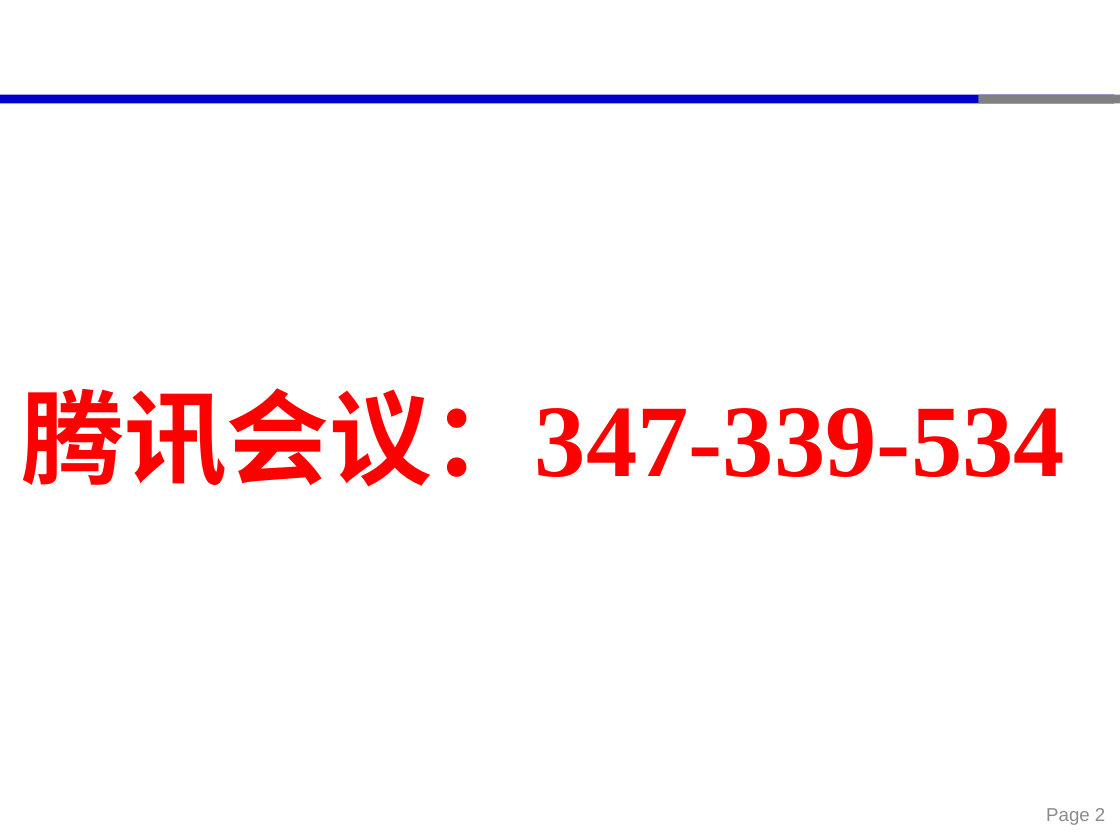
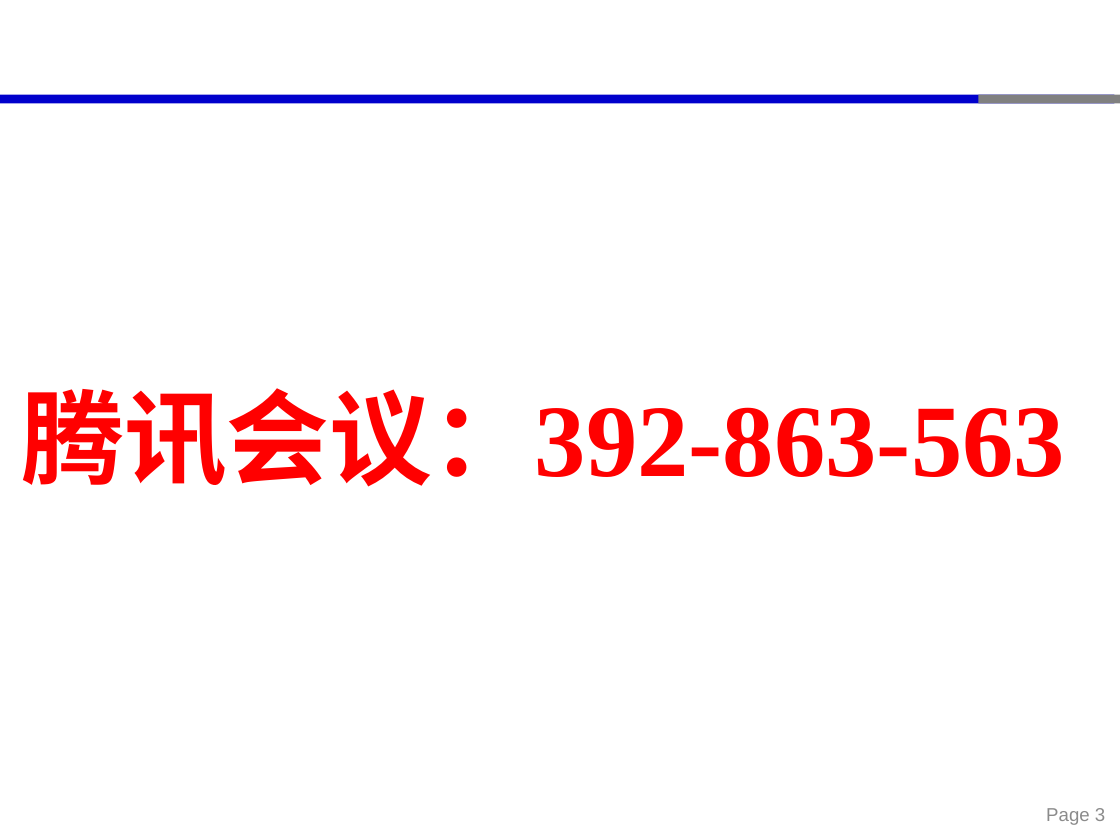
Before and after one commit to kightbal/Open-source-GIS-Course, a slide deck: slide 3 of 第4章-矢量数据处理-8课时/第4章-矢量数据处理.pptx (slide 2 before the commit). Drawn at 1120x840 pixels with LibreOffice and Linux fonts; fonts in the diff are those of the drawing. Boxes give left, top, right and bottom in pixels: in the first picture for what was removed or moved away, otherwise in the second. Text is boxed around its words. In the diff, an @@ line names an element or a change of style, - is before the commit and + after.

```diff
--- a/第4章-矢量数据处理-8课时/第4章-矢量数据处理.pptx
+++ b/第4章-矢量数据处理-8课时/第4章-矢量数据处理.pptx
@@ text at (x1=21, y1=388, x2=1065, y2=487): text changed @@
-腾讯会议：347-339-534
+腾讯会议：392-863-563
@@ page number at (x1=1046, y1=808, x2=1105, y2=825): text changed @@
-Page 2
+Page 3
```
Also in this commit, not shown: 1 other slide changed, 3 other files.
